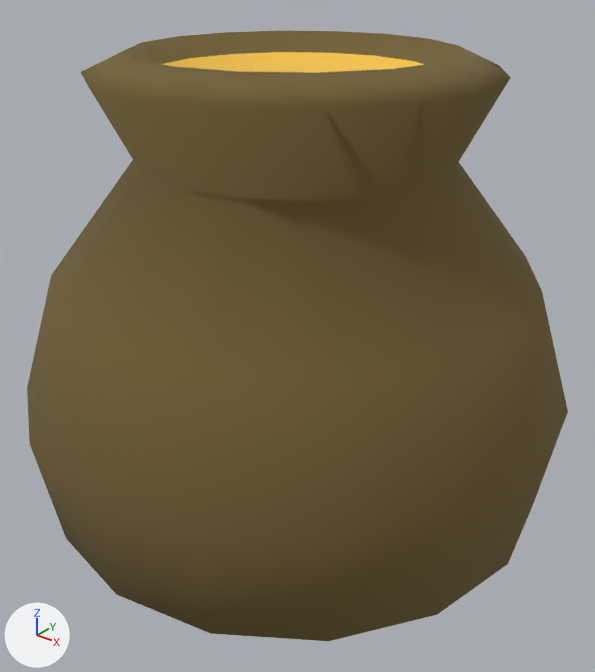
One commit to the glTF model Core/Art/Jar.glb: the scene before it, then after it.
Rendered twice from a camera (50 mm lens) standing at (1.74, -2.17, 1.27) and looking at (0.02, -0.01, -0.07). Every picture has the same lights, and +X, +Y and +Z are marked at lower left. Vertices at the same position are counted once.

Names of what the first picture shows: 'Jar'.
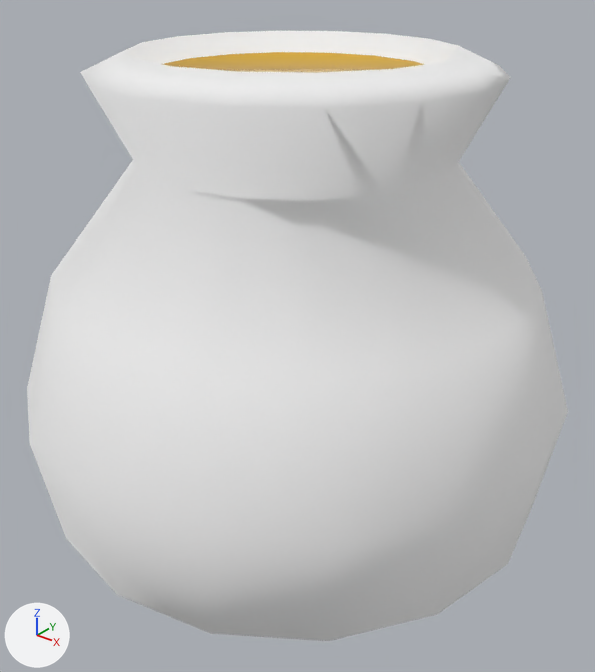
The edits, one by one:
Material 'GlossMaterial' (mat_glossmaterial) is new.
Its base color is (0.962, 0.569, 0.053) (yellow #fbc741).
Its metallic is 0.5.
Its roughness is 0.2.
Material 'BaseMaterial' (mat_basematerial) is new.
Its base color is (1.0, 1.0, 1.0) (white #ffffff).
Its metallic is 1.0.
Its roughness is 1.0.
me_cylinder has 128 vertices, 252 faces and spans x -1.0..1.0, y -1.0..1.0, z -1.0..0.94.
me_cylinder is used by ob_jar; location (0.0, 0.0, 0.0).
me_cylinder no longer uses material mat_honey_mat (yellow #fbc741).
me_cylinder part 1: all 238 faces that had it switch from mat_jar_mat (dark yellow #736235) to mat_basematerial (white #ffffff).
me_cylinder now uses material mat_glossmaterial (yellow #fbc741).

Changed parts and their boxes (x1, y1, x2, y2) in the pictures (595 x 672 px):
part 1 of me_cylinder, recoloured: (27, 31, 568, 641) in both
